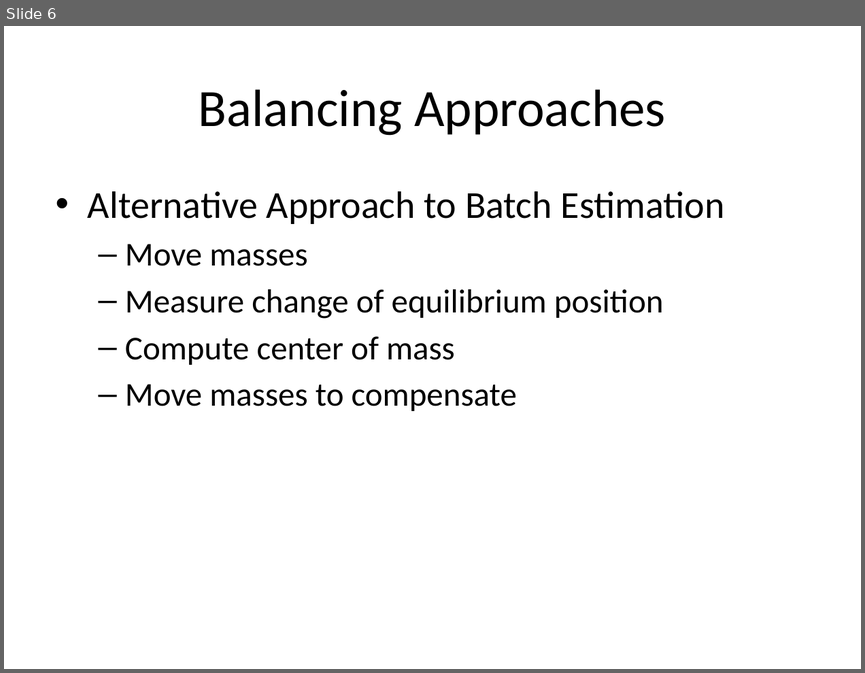
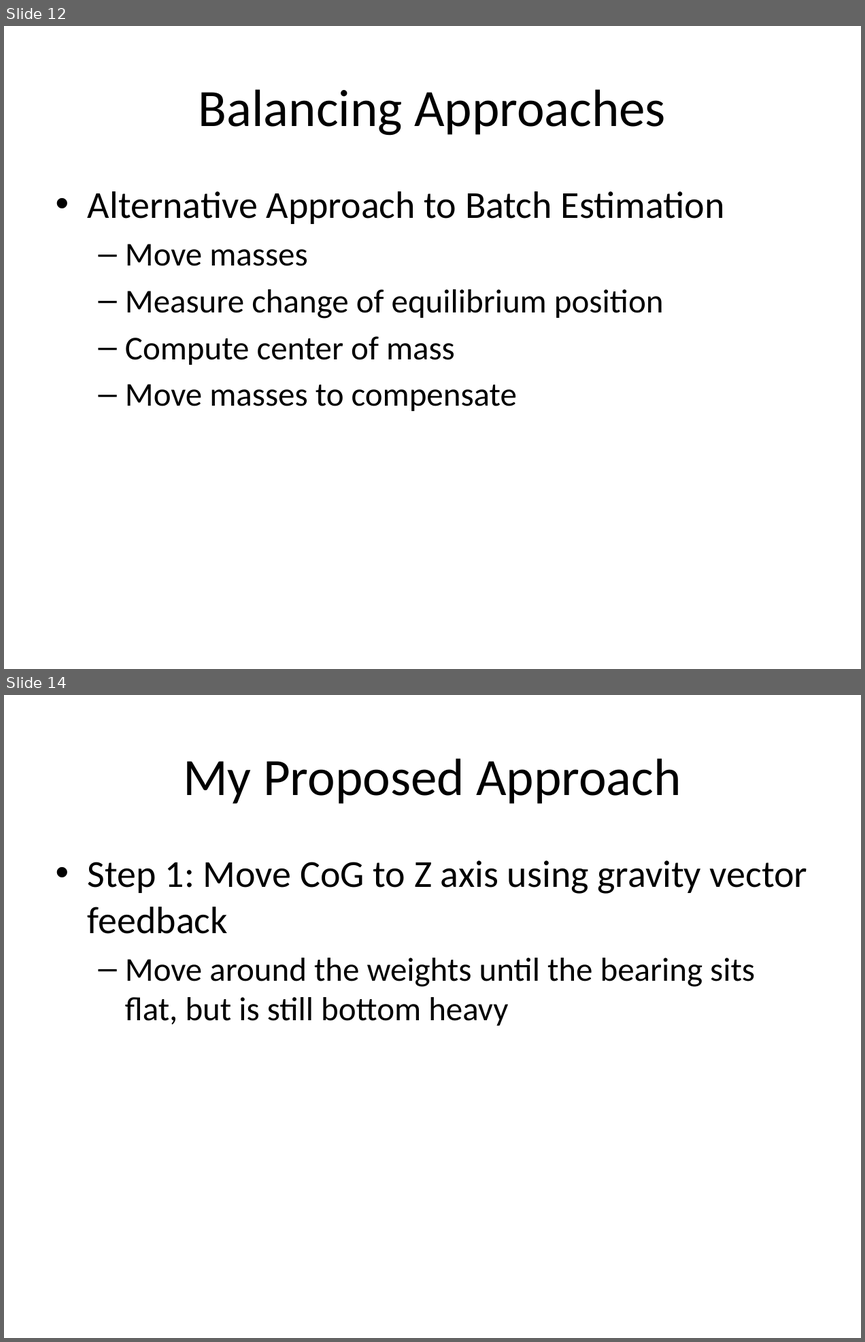
Before and after one commit to drivkin/Autobalance, a slide deck: presentations/balancer pres 1.pptx. Shown one above the other, each under a label of ours: slide 6 before the commit, slides 12 and 14 after it; the slides between them are not shown. The pictures are 865x673 and 865x1342 pixels, drawn with LibreOffice and Linux fonts; fonts in the diff are those of the drawing. Boxes give left, top, right and bottom in pixels: in the first picture for what was removed or moved away, otherwise in the second. Text is boxed around its words. In the diff, an @@ line names an element or a change of style, - is before the commit and + after.

```diff
--- a/presentations/balancer pres 1.pptx
+++ b/presentations/balancer pres 1.pptx
@@ slide 14 added at box(4, 695, 861, 1338), background #FFFFFF @@
@@ title added at box(183, 758, 681, 804), 44 pt, text #000000 @@
+My Proposed Approach
@@ text added at box(88, 860, 807, 1025), 28 pt, text #000000 @@
+• Step 1: Move CoG to Z axis using gravity vector feedback
+  – Move around the weights until the bearing sits flat, but is still bottom heavy
@@ what was slide 6 is now slide 12 @@
```
Also in this commit, not shown: 4 slides changed, 12 other slides added, 1 slide removed, 12 other files.
